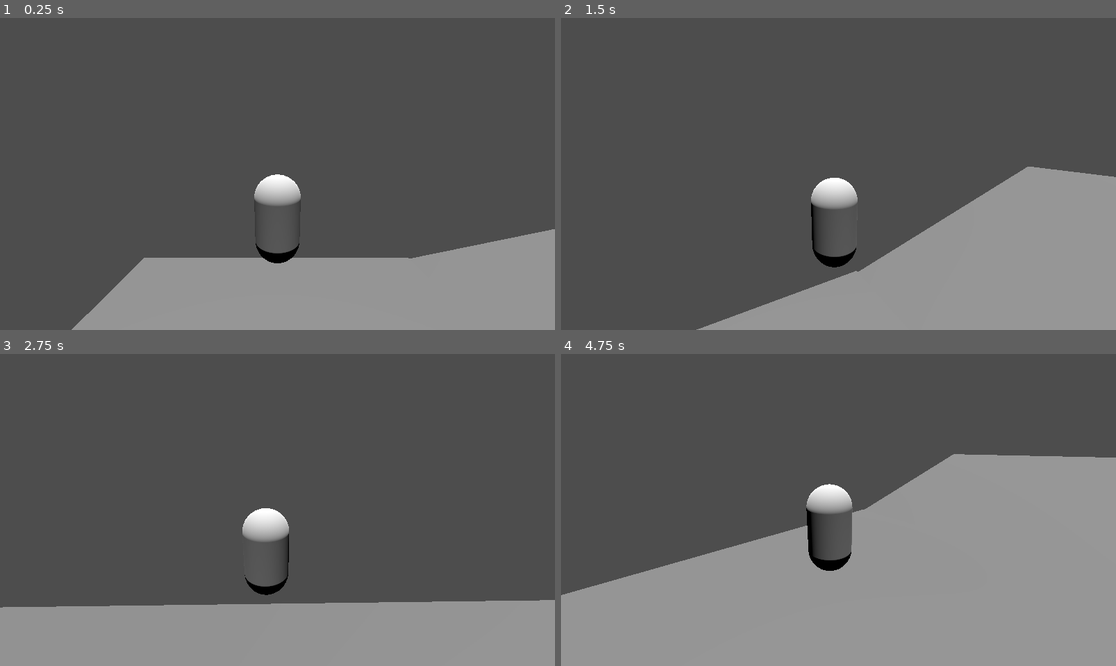
Above: before the commit, frames 1-4 (two rows, left to right).
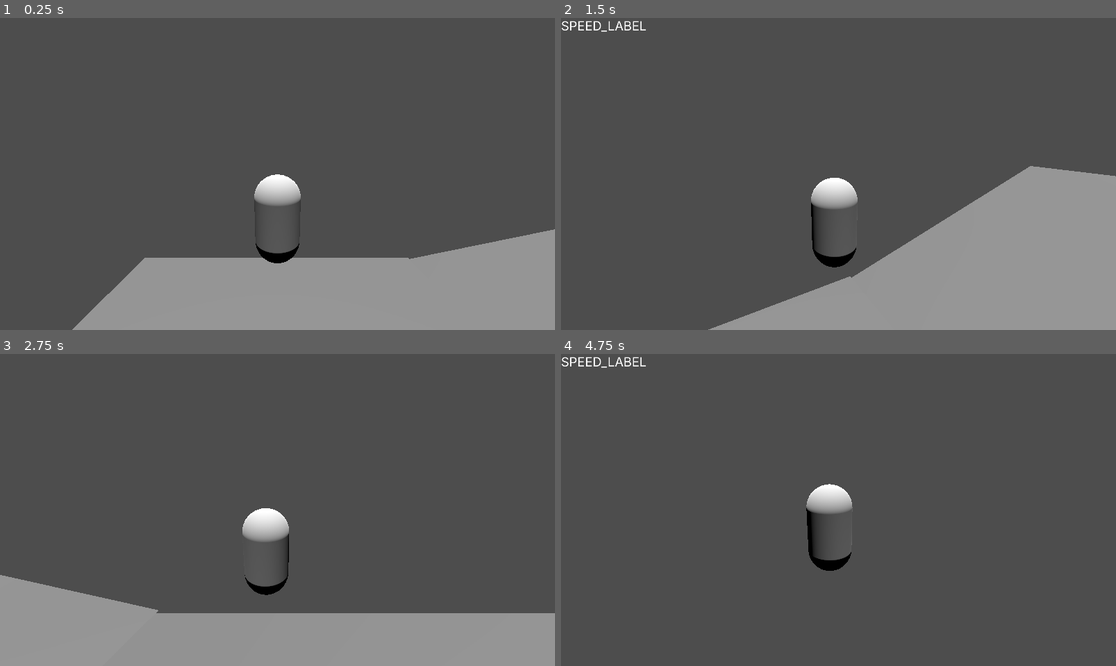
Above: after the commit, the same moments.

Repository: xmamalou/firefly
Game: Godot game, scene res://levels/test_level.tscn
The game is run twice, just before and just after one commit, with the same random seed, the same clock (stepped at 60 frames per second) and the same inputs. The project has no main scene, so this scene is started directly.
Inputs (mouse positions are in pixels of both pictures, inside the frame that each line leads up to):
- Up to frame 1 (0.25 s): no input
- Up to frame 2 (1.5 s): tap Enter at 0.5 s; move the mouse to (866, 174) at 0.52 s; hold D (move_right) 0.53-1.28 s; hold Tab (toggle_panel, bound only after the commit) 0.53-1.28 s; tap Space (jump) at 0.77, 0.8, 1.07, 1.35 s; move the mouse to (810, 174) at 1.27 s; hold S (move_back) from 1.28 s (still down)
- Up to frame 3 (2.75 s): tap Space (jump) at 1.52, 1.82 s; tap Tab (toggle_panel, bound only after the commit) at 1.55 s; move the mouse to (288, 503) at 2.02 s; release S (move_back) at 2.03 s; hold D (move_right) from 2.03 s (still down); hold Space (jump) from 2.03 s (still down); tap W (move_front) at 2.1 s
- Up to frame 4 (4.75 s): move the mouse to (832, 516) at 2.77 s; release Space (jump) at 2.78 s; tap Tab (toggle_panel, bound only after the commit) at 2.85, 4.55 s; tap Space (jump) at 3.02, 3.32, 3.5, 3.77, 3.8, 4.07, 4.35, 4.52 s; move the mouse to (877, 513) at 3.52 s; release D (move_right) at 3.53 s; hold Tab (toggle_panel, bound only after the commit) 3.53-4.28 s; hold A (move_left) from 3.53 s (still down); move the mouse to (794, 506) at 4.27 s

The runs differ from the first frame. In frame 1, less than 0.1% of the frame differs, in the area x 12-100%, y 67-100%; in frame 2, 0.7%; in frame 3, 3.7%; in frame 4, 48%, in the area x 0-100%, y 0-100%.

Commit message:
Added debug panel

Diff:
--- a/objects/player.tscn
+++ b/objects/player.tscn
@@ -1,7 +1,9 @@
-[gd_scene load_steps=6 format=3 uid="uid://d20unmxyabe36"]
+[gd_scene load_steps=8 format=3 uid="uid://d20unmxyabe36"]
 
 [ext_resource type="Script" path="res://scripts/objects/player.gd" id="1_ondkk"]
 [ext_resource type="Script" path="res://scripts/objects/player/player_camera.gd" id="2_xq0yl"]
+[ext_resource type="Script" path="res://scripts/objects/player/player_dbg_panel.gd" id="3_gaeif"]
+[ext_resource type="LabelSettings" uid="uid://cgcyr3oh6aio1" path="res://resources/debug_label_settings.tres" id="3_rrd31"]
 
 [sub_resource type="StandardMaterial3D" id="StandardMaterial3D_a6dv0"]
 
@@ -11,6 +13,7 @@
 [sub_resource type="CapsuleShape3D" id="CapsuleShape3D_uaffo"]
 
 [node name="player" type="CharacterBody3D"]
+editor_description = "A node representing a character that can move around, jump and collide with things"
 script = ExtResource("1_ondkk")
 
 [node name="center" type="Node3D" parent="."]
@@ -19,10 +22,27 @@
 transform = Transform3D(1, 0, 0, 0, 0.973179, 0.23005, 0, -0.23005, 0.973179, 0, 2.00508, 4.15186)
 current = true
 script = ExtResource("2_xq0yl")
-motion_subdivide = 0.013
 
 [node name="mesh" type="MeshInstance3D" parent="."]
 mesh = SubResource("CapsuleMesh_jryil")
 
 [node name="col_shape" type="CollisionShape3D" parent="."]
 shape = SubResource("CapsuleShape3D_uaffo")
+
+[node name="debug_panel" type="Control" parent="." node_paths=PackedStringArray("player")]
+editor_description = "A debug panel for checking various properties"
+visible = false
+layout_mode = 3
+anchors_preset = 0
+offset_right = 40.0
+offset_bottom = 40.0
+script = ExtResource("3_gaeif")
+player = NodePath("..")
+tolerance = 0.0005
+
+[node name="speed_label" type="Label" parent="debug_panel"]
+layout_mode = 0
+offset_right = 40.0
+offset_bottom = 23.0
+text = "SPEED_LABEL"
+label_settings = ExtResource("3_rrd31")
--- a/project.godot
+++ b/project.godot
@@ -118,6 +118,11 @@
 "events": [Object(InputEventJoypadMotion,"resource_local_to_scene":false,"resource_name":"","device":-1,"axis":3,"axis_value":1.0,"script":null)
 ]
 }
+toggle_panel={
+"deadzone": 0.5,
+"events": [Object(InputEventKey,"resource_local_to_scene":false,"resource_name":"","device":-1,"window_id":0,"alt_pressed":false,"shift_pressed":false,"ctrl_pressed":false,"meta_pressed":false,"pressed":false,"keycode":0,"physical_keycode":4194306,"key_label":0,"unicode":0,"location":0,"echo":false,"script":null)
+]
+}
 
 [internationalization]
 
@@ -127,6 +132,7 @@
 
 2d/run_on_separate_thread=true
 3d/run_on_separate_thread=true
+common/physics_ticks_per_second=165
 
 [rendering]
 
--- /dev/null
+++ b/scripts/objects/player/player_dbg_panel.gd
@@ -0,0 +1,35 @@
+class_name PlayerDbgPanel
+extends Control
+
+@export var player: Player ## The player to get the debug data from
+@export_range(0, 0.001, 0.0001) var tolerance: float: ## Specifies an error margin where the new speed is considered "practically identical" to the old one
+	set(value):
+		tolerance = abs(value) # Tolerance shouldn't be a negative number
+
+@onready var speed_label := $speed_label as Label
+
+
+# Called when the node enters the scene tree for the first time.
+func _ready() -> void:
+	speed_label.text = tr("SPEED_LABEL").format({"speed": "%0.3v" % Vector3(0, 0, 0)})
+
+	var _ret := player.speed_changed.connect(_on_speed_changed)
+
+
+# Called every frame. 'delta' is the elapsed time since the previous frame.
+func _process(_delta: float) -> void:
+	pass
+
+
+func _physics_process(_delta: float) -> void:
+	pass
+
+
+func _input(event: InputEvent) -> void:
+	if event is InputEventKey and (event as InputEventKey).is_action_pressed("toggle_panel"):
+		self.visible = not self.visible
+
+
+func _on_speed_changed(old_velocity: Vector3, new_velocity: Vector3) -> void:
+	if old_velocity.length() + self.tolerance < new_velocity.length():
+		self.speed_label.text = tr("SPEED_LABEL").format({"speed":  "%0.3v" % new_velocity})
